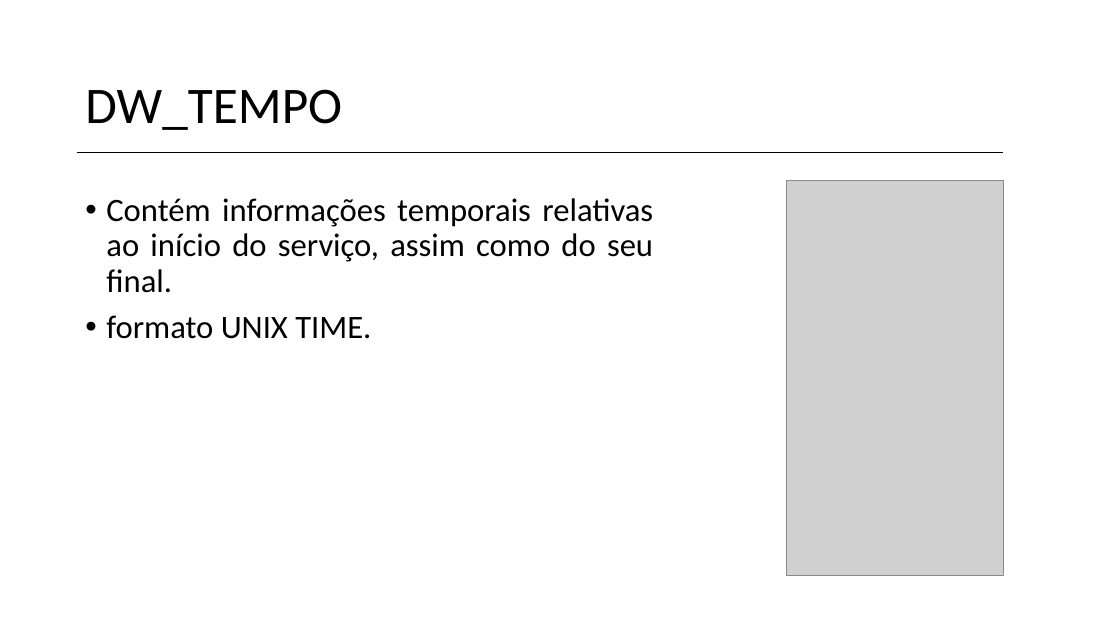
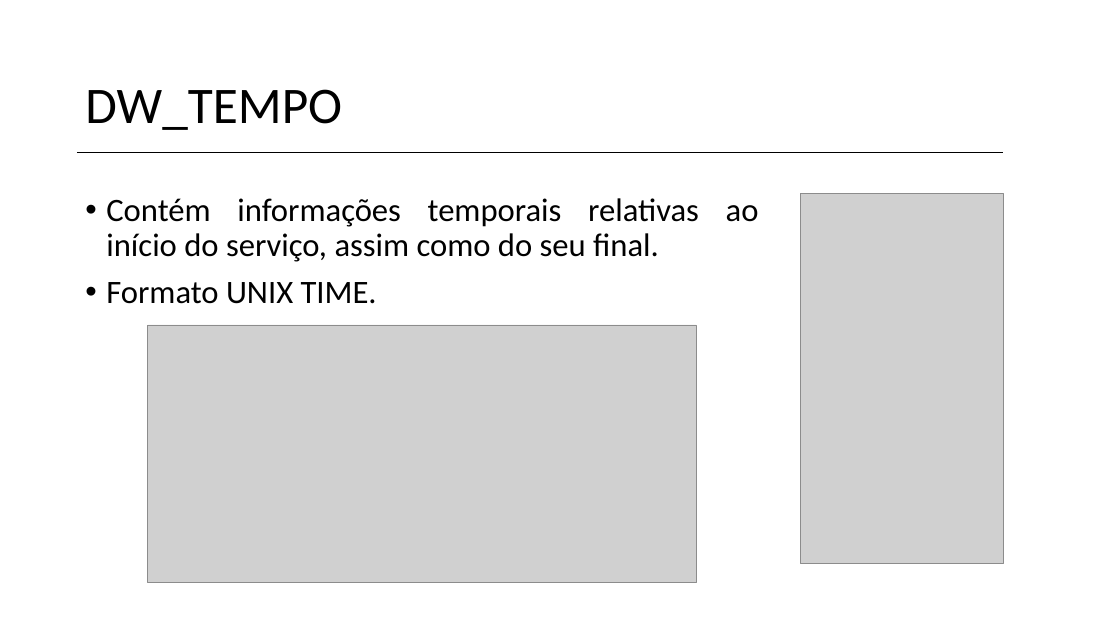
Before and after one commit to vanessa-silva/TABD-datawarehouse, a slide deck: slide 8 of Data-Warehouse.pptx. Drawn at 1120x630 pixels with LibreOffice and Linux fonts; fonts in the diff are those of the drawing; grey boxes stand for pictures; background and template pictures are left out. Boxes give left, top, right and bottom in pixels: in the first picture for what was removed or moved away, otherwise in the second. Text is boxed around its words. In the diff, an @@ line names an element or a change of style, - is before the commit and + after.

```diff
--- a/Data-Warehouse.pptx
+++ b/Data-Warehouse.pptx
@@ picture: place and size @@
-picture at [786, 181, 1003, 576]
+picture at [801, 193, 1003, 564]
@@ text at [106, 282, 377, 304]: text changed @@
-• formato UNIX TIME.
+• Formato UNIX TIME.
@@ picture added at [148, 325, 697, 582] @@
```
Also in this commit, not shown: 5 other slides changed, 17 other files.
